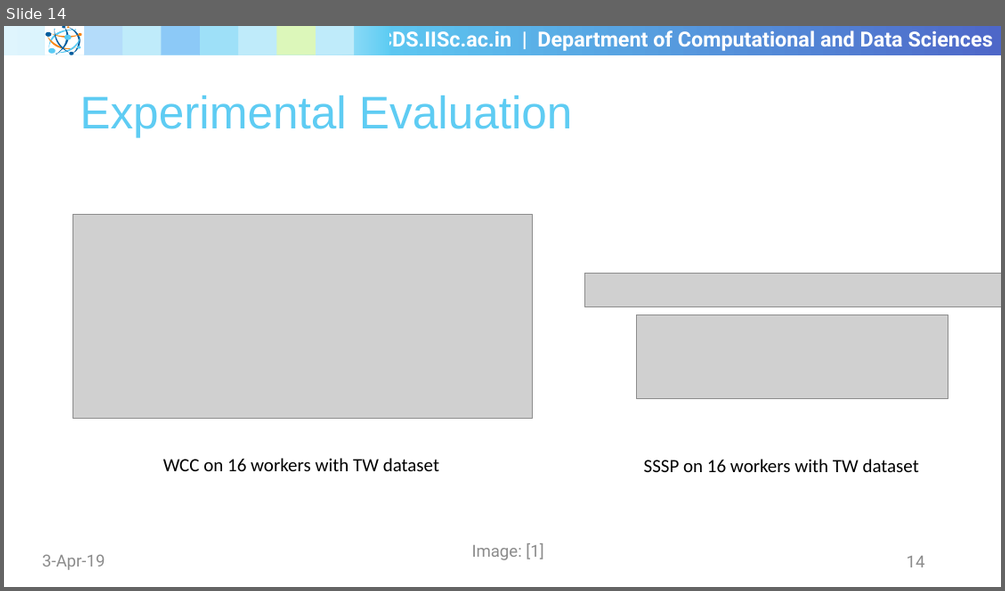
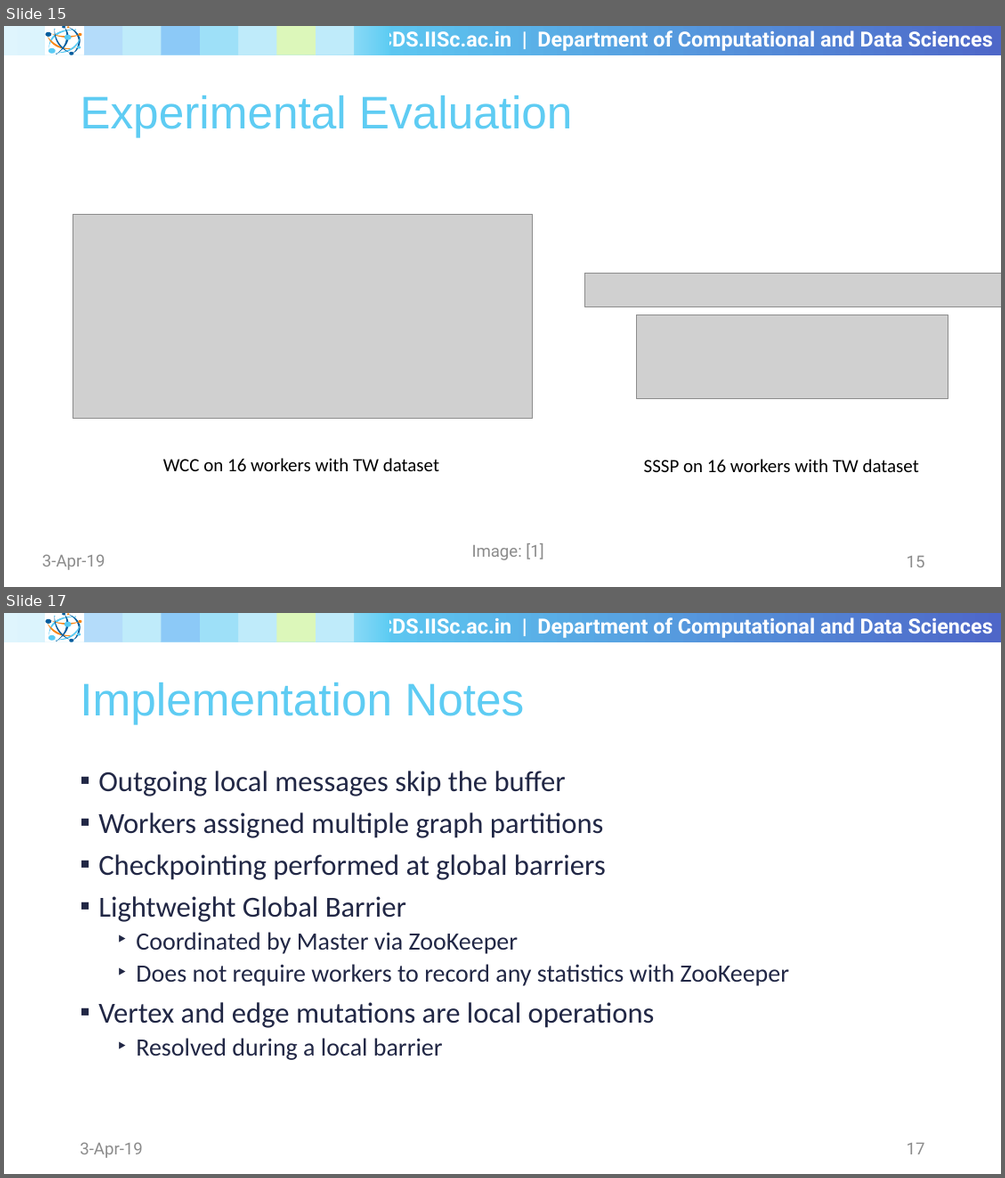
Before and after one commit to shriramrseee/ds256-jan2019, a slide deck: Seminar/Seminar.pptx. Shown one above the other, each under a label of ours: slide 14 before the commit, slides 15 and 17 after it; the slides between them are not shown. The pictures are 1005x591 and 1005x1178 pixels, drawn with LibreOffice and Linux fonts; fonts in the diff are those of the drawing; grey boxes stand for pictures; background and template pictures are left out. Boxes give left, top, right and bottom in pixels: in the first picture for what was removed or moved away, otherwise in the second. Text is boxed around its words. In the diff, an @@ line names an element or a change of style, - is before the commit and + after.

```diff
--- a/Seminar/Seminar.pptx
+++ b/Seminar/Seminar.pptx
@@ slide 17 added at (x1=4, y1=613, x2=1001, y2=1174), background #FFFFFF; not listed: 28 template elements that a slide beside it also shows @@
@@ title added at (x1=80, y1=682, x2=524, y2=724), 44 pt, text #5ECCF3 @@
+Implementation Notes
@@ text added at (x1=98, y1=771, x2=790, y2=1060), 28 pt, text #212745 @@
+▪ Outgoing local messages skip the buffer
+▪ Workers assigned multiple graph partitions
+▪ Checkpointing performed at global barriers
+▪ Lightweight Global Barrier
+  ‣ Coordinated by Master via ZooKeeper
+  ‣ Does not require workers to record any statistics with ZooKeeper
+▪ Vertex and edge mutations are local operations
+  ‣ Resolved during a local barrier
@@ text added at (x1=80, y1=1142, x2=143, y2=1158), 16 pt, text #8C8C8C @@
+3-Apr-19
@@ page number added at (x1=906, y1=1143, x2=925, y2=1154), 16 pt, text #8C8C8C @@
+17
@@ what was slide 14 is now slide 15 @@
@@ page number at (x1=906, y1=556, x2=925, y2=567): text changed @@
-14
+15
```
Also in this commit, not shown: 5 slides changed, 2 other slides added.
